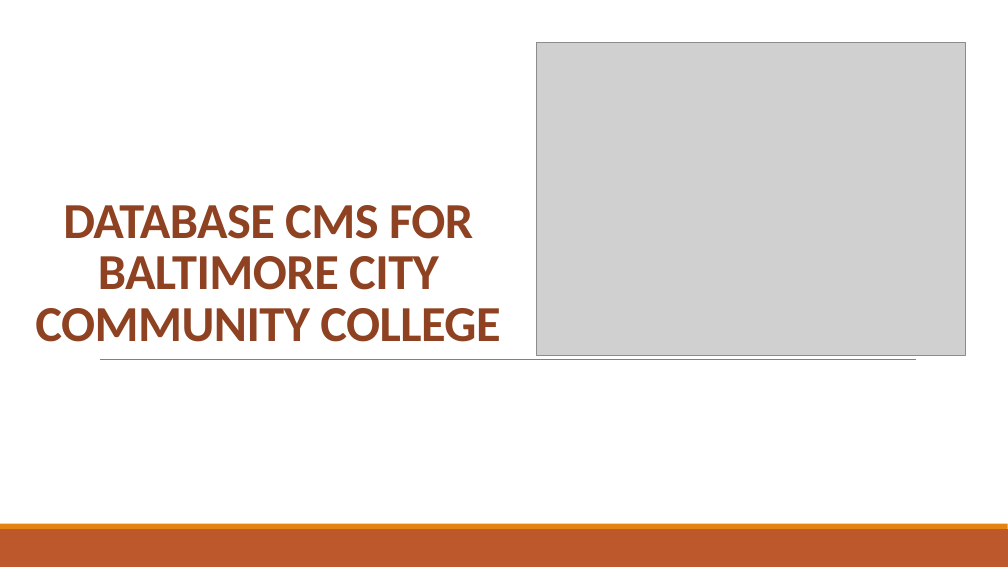
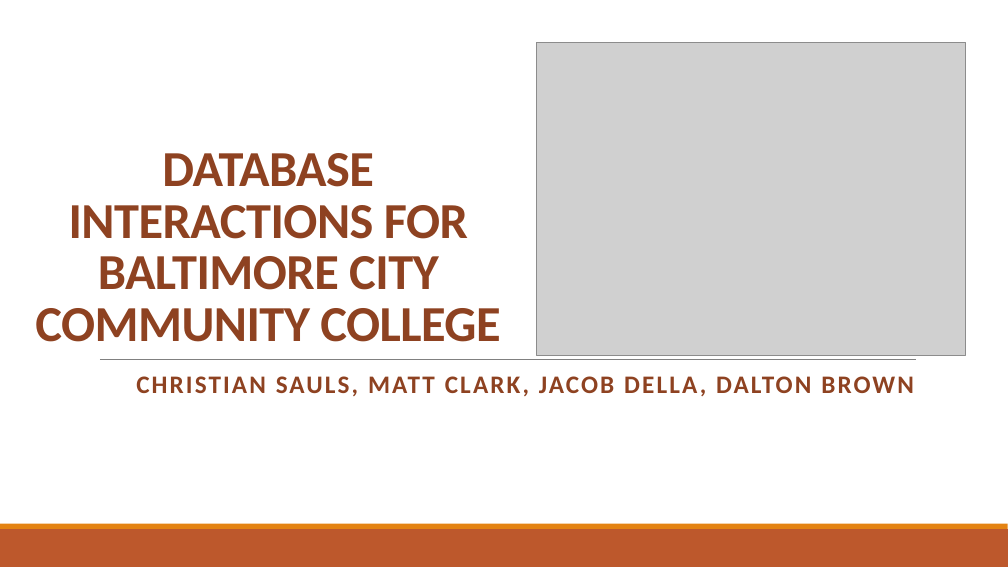
Before and after one commit to dellathefella/COSC457Project, a slide deck: slide 1 of Documentation/BCCC Presentation.pptx. Drawn at 1008x567 pixels with LibreOffice and Linux fonts; fonts in the diff are those of the drawing; grey boxes stand for pictures. Boxes give left, top, right and bottom in pixels: in the first picture for what was removed or moved away, otherwise in the second. Text is boxed around its words. In the diff, an @@ line names an element or a change of style, - is before the commit and + after.

```diff
--- a/Documentation/BCCC Presentation.pptx
+++ b/Documentation/BCCC Presentation.pptx
@@ title at <box>35,153,500,342</box>: text changed @@
-DATABASE CMS FOR BALTIMORE CITY COMMUNITY COLLEGE
+DATABASE INTERACTIONS FOR BALTIMORE CITY COMMUNITY COLLEGE
@@ subtitle added at <box>136,376,914,396</box>, 24 pt, text #8E4221, bold @@
+CHRISTIAN SAULS, MATT CLARK, JACOB DELLA, DALTON BROWN
```
Also in this commit, not shown: 8 other slides changed, 2 slides added, 2 slides removed, 4 other files.
